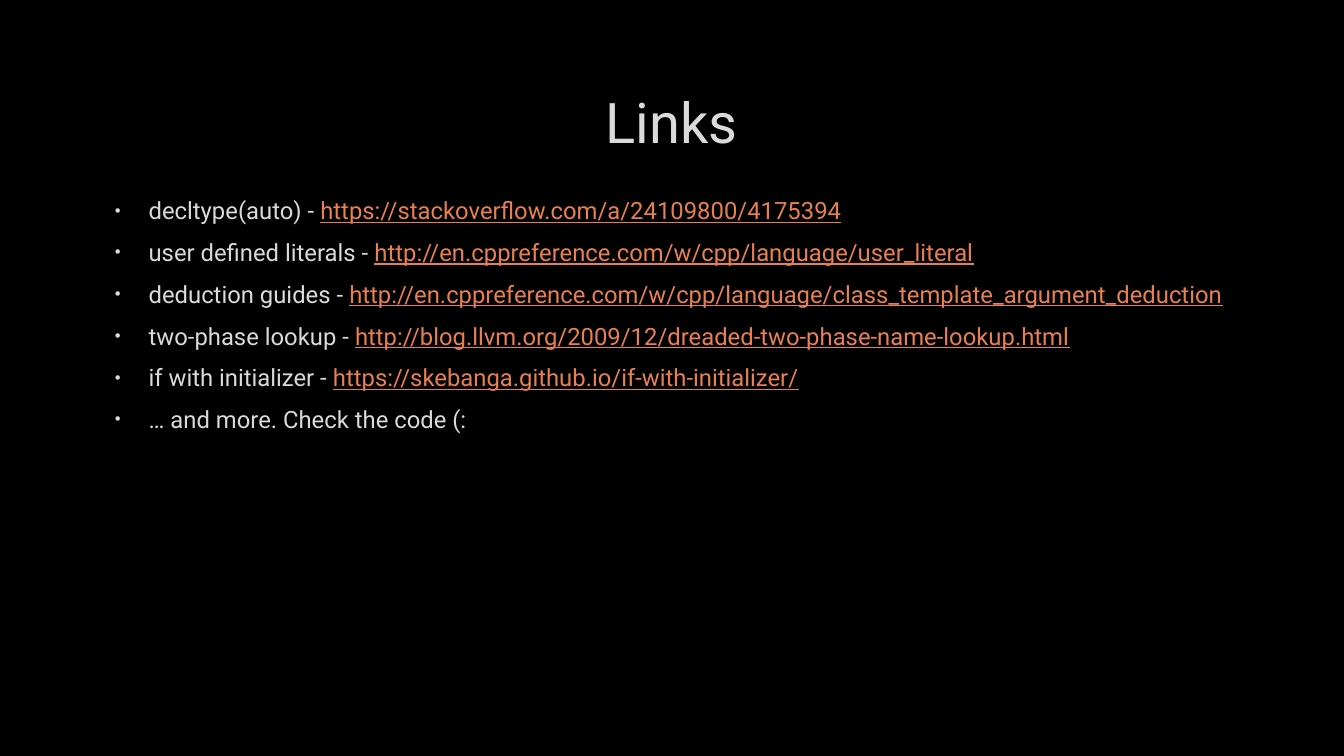
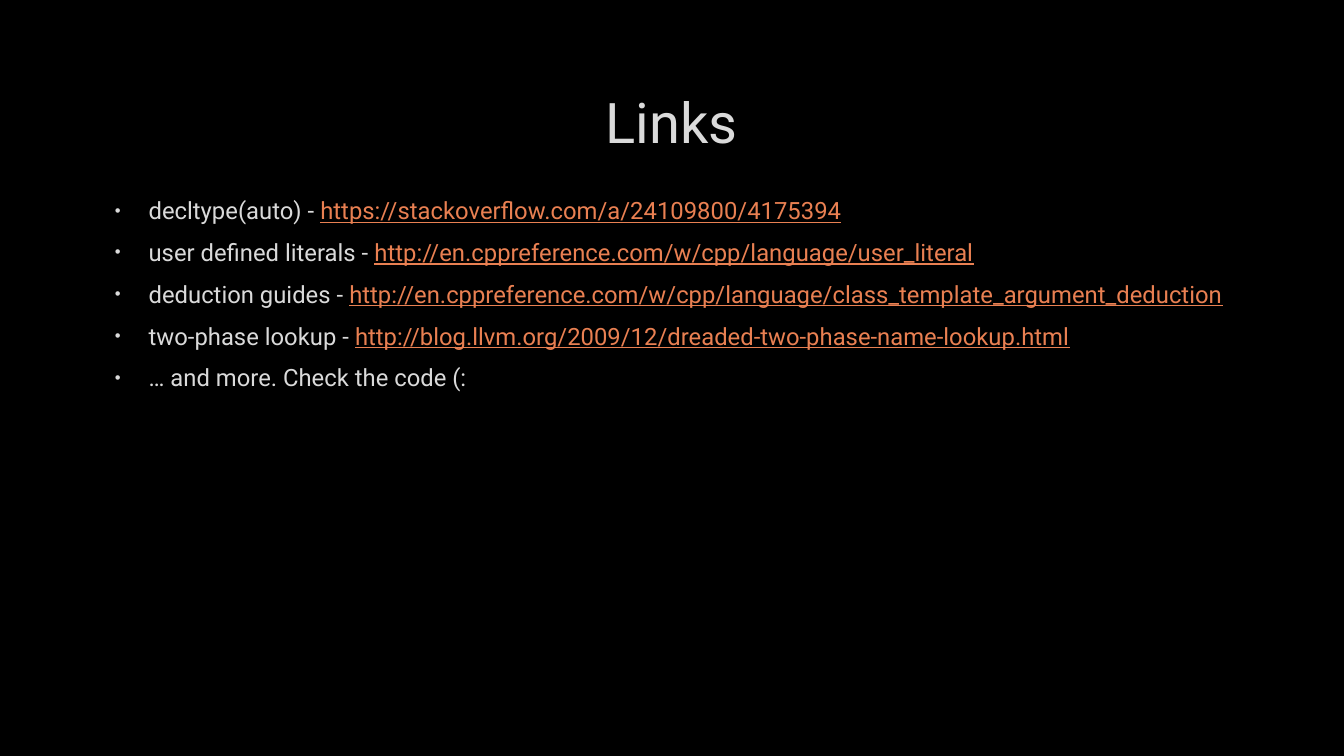
Before and after one commit to stryku/workshops, a slide deck: slide 12 of ctai-compile_time_assembly_interpreter.pptx. Drawn at 1344x756 pixels with LibreOffice and Linux fonts; fonts in the diff are those of the drawing; background and template pictures are left out. Boxes give left, top, right and bottom in pixels: in the first picture for what was removed or moved away, otherwise in the second. Text is boxed around its words. In the diff, an @@ line names an element or a change of style, - is before the commit and + after.

```diff
--- a/ctai-compile_time_assembly_interpreter.pptx
+++ b/ctai-compile_time_assembly_interpreter.pptx
@@ text at <box>149,368,798,391</box>: paragraph removed @@
-• if with initializer - https://skebanga.github.io/if-with-initializer/
```
Also in this commit, not shown: 2 other slides changed, 1 slide added, 1 slide removed.
